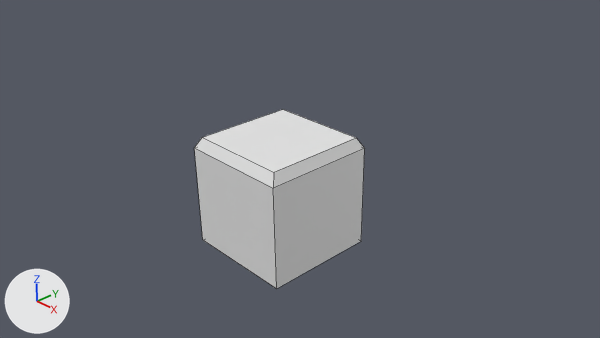
One commit to the Blender file blender/block.blend: the scene before it, then after it.
One viewpoint serves both versions: the file's camera 'Camera'. Every picture has the same lights, and +X, +Y and +Z are marked at lower left. Mesh edges are drawn as thin lines. Materials are left out; every surface is plain grey.
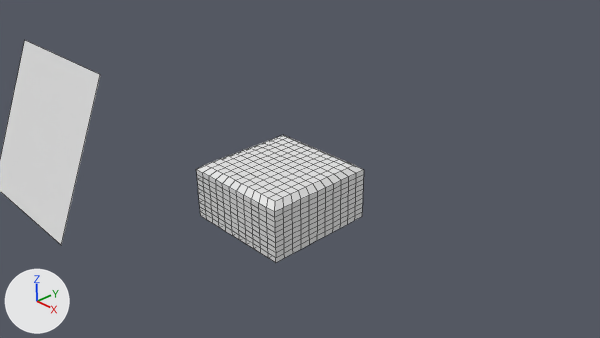
What changed in the scene script:
```text
Change me_cube_001:
    used by ob_cube; location = (0.0, 0.0, 0.0)
    remove me_cube_001.from_pydata(...)  # 12 vertices, 10 faces; spans x -1.0..1.0, y -1.0..1.0, z -1.0..1.0
    add me_cube_001.from_pydata(...)  # 728 vertices, 726 faces; spans x -1.0..1.0, y -1.0..1.0, z -1.0..1.0
    me_cube_001 part 1: 8 vertices removed from x -1.0..1.0, y -1.0..1.0, z 0.81..1.0; 724 vertices added at x -1.0..1.0, y -1.0..1.0, z -1.0..1.0
Add me_plane:
    me_plane.from_pydata([(-1.0, -1.0, 0.0), (1.0, -1.0, 0.0), (-1.0, 1.0, 0.0), (1.0, 1.0, 0.0)], [], [(0, 1, 3, 2)])
Change ob_cube:
    ob_cube.scale: (1.0, 1.0, 1.0) -> (1.0, 1.0, 0.5)
Add ob_plane:
    ob_plane = bpy.data.objects.new('Plane', me_plane)
    ob_plane.location = (0.0, -3.8, 2.19)
    ob_plane.rotation_euler = (1.171, 0.0, 0.0)  # degrees (67, 0, 0)
```

Where the change shows, as pixel boxes [x1, y1, x2, y2] in the pictures (600 x 338 px):
'Cube', reshaped, rescaled (28% shorter): before [194, 110, 365, 288]; after [196, 135, 364, 262]
'Plane', added: after [0, 40, 100, 245]
